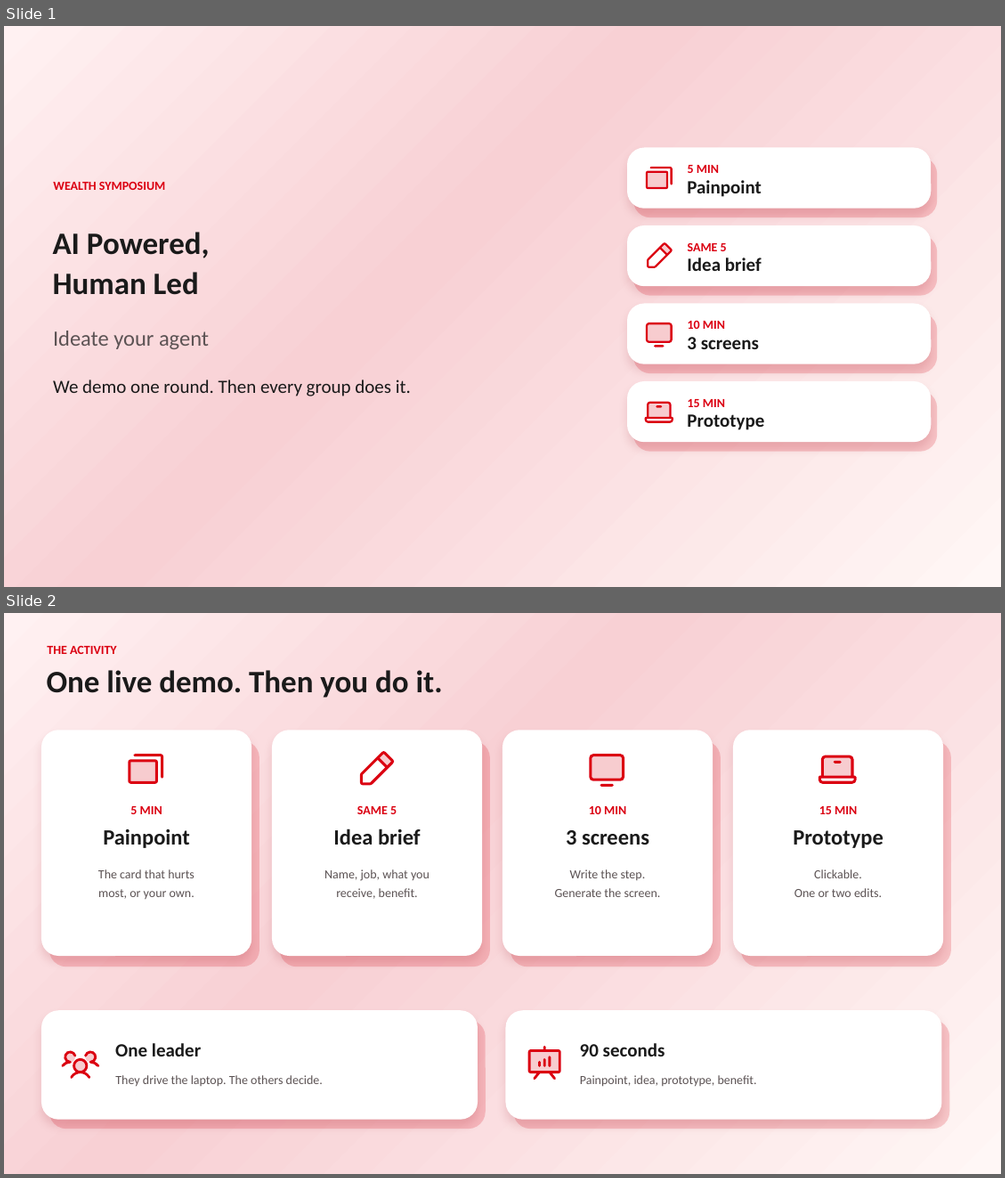
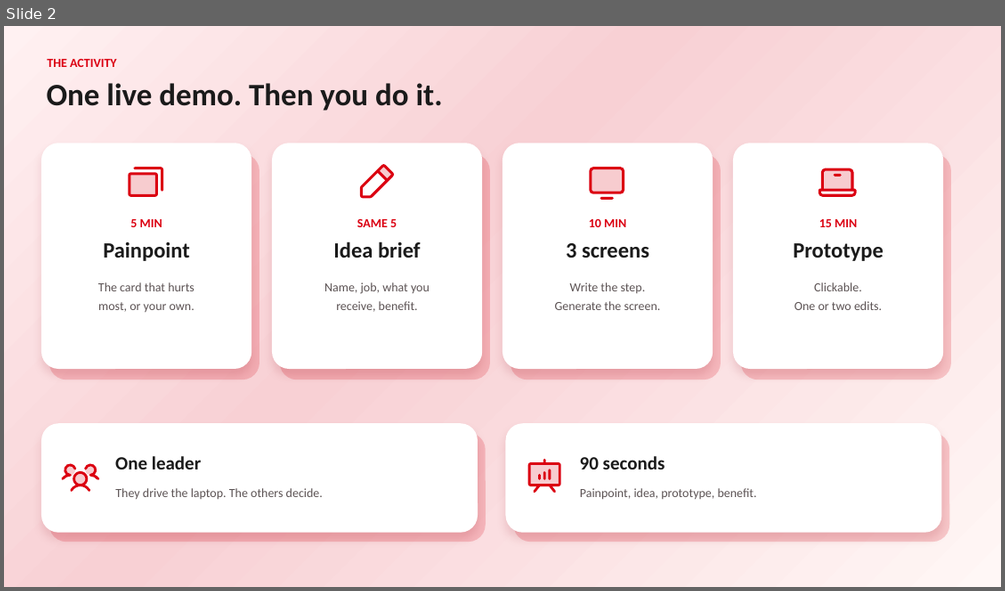
Before and after one commit to sync710n/wealthsymposium26, a slide deck: docs/Wealth-Symposium-Activity.pptx. Shown one above the other, each under a label of ours: slides 1 and 2 before the commit, slide 2 after it. The pictures are 1005x1178 and 1005x591 pixels, drawn with LibreOffice and Linux fonts; fonts in the diff are those of the drawing. Boxes give left, top, right and bottom in pixels: in the first picture for what was removed or moved away, otherwise in the second. Text is boxed around its words. In the diff, an @@ line names an element or a change of style, - is before the commit and + after.

```diff
--- a/docs/Wealth-Symposium-Activity.pptx
+++ b/docs/Wealth-Symposium-Activity.pptx
@@ slide 1 removed at <box>4,26,1001,587</box>, background gradient #FFF1F2 to #F8D0D4 to #FFF7F6 @@
@@ group removed at <box>53,182,411,396</box>: 5 texts @@
-WEALTH SYMPOSIUM
-AI Powered,
-Human Led
-Ideate your agent
-We demo one round. Then every group does it.
@@ group removed at <box>627,147,938,451</box>: 8 rounded rectangles, 8 freeform shapes, 8 texts @@
-5 MIN
-Painpoint
-SAME 5
-Idea brief
-10 MIN
-3 screens
-15 MIN
-Prototype
```
Also in this commit, not shown: 1 slide added.
